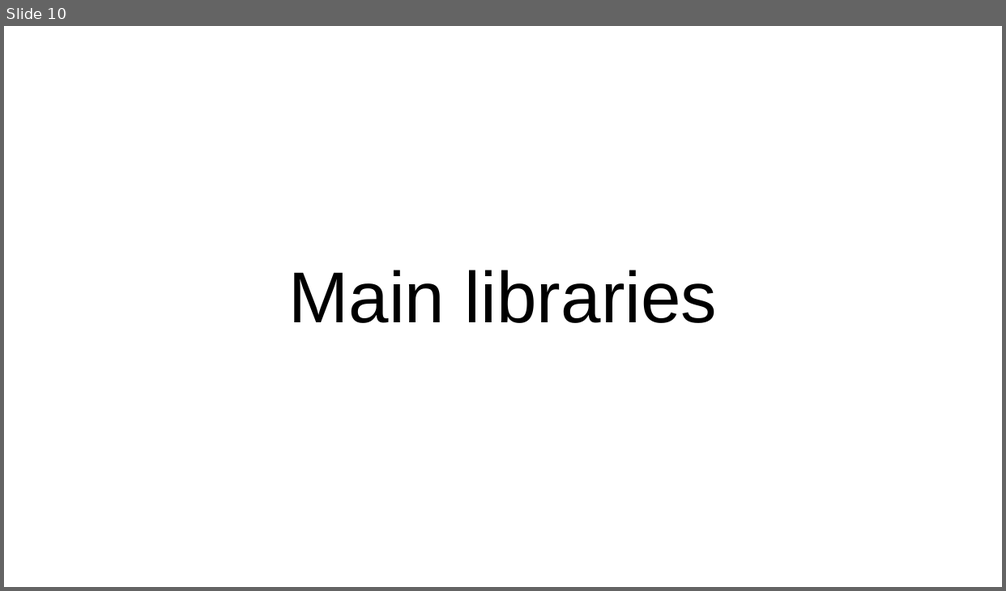
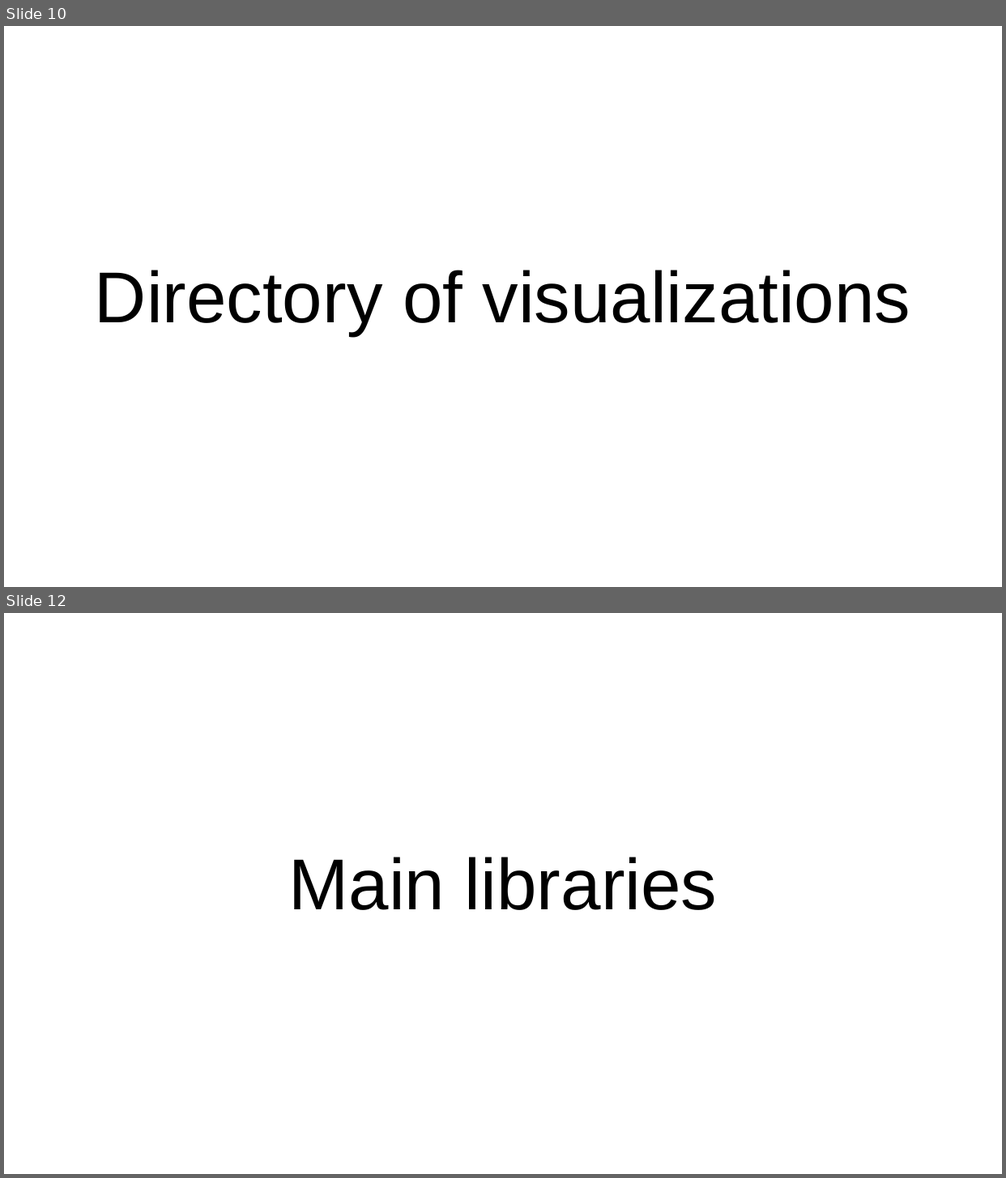
Before and after one commit to OgrodowskiJedrzej/Intro-To-Data-Science-Notebooks, a slide deck: Data Visualization pt. 1/Data Visualization pt. 1.pptx. Shown one above the other, each under a label of ours: slide 10 before the commit, slides 10 and 12 after it; the slides between them are not shown. The pictures are 1006x591 and 1006x1178 pixels, drawn with LibreOffice and Linux fonts; fonts in the diff are those of the drawing. Boxes give left, top, right and bottom in pixels: in the first picture for what was removed or moved away, otherwise in the second. Text is boxed around its words. In the diff, an @@ line names an element or a change of style, - is before the commit and + after.

Commit message:
Data visualization pt. 1 update 2

```diff
--- a/Data Visualization pt. 1/Data Visualization pt. 1.pptx
+++ b/Data Visualization pt. 1/Data Visualization pt. 1.pptx
@@ slide 10 added at bbox=[4, 26, 1002, 587], background #FFFFFF @@
@@ title added at bbox=[95, 270, 910, 335], 52 pt, text #000000 @@
+Directory of visualizations
@@ what was slide 10 is now slide 12 @@
```
Also in this commit, not shown: 1 other slide added, 1 other file.
